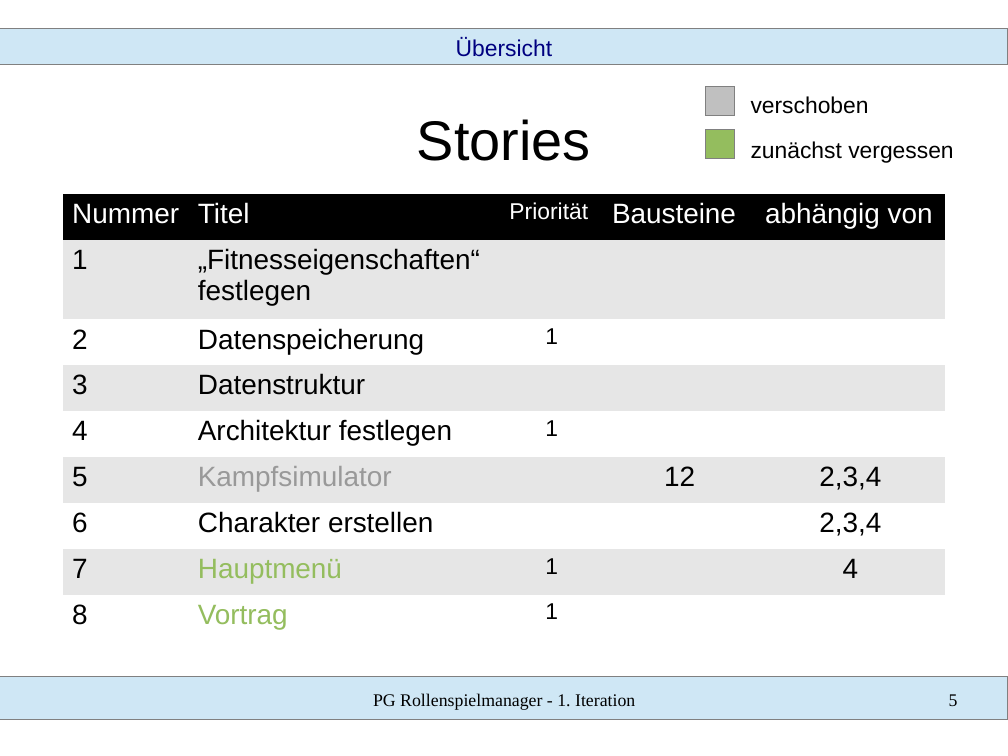
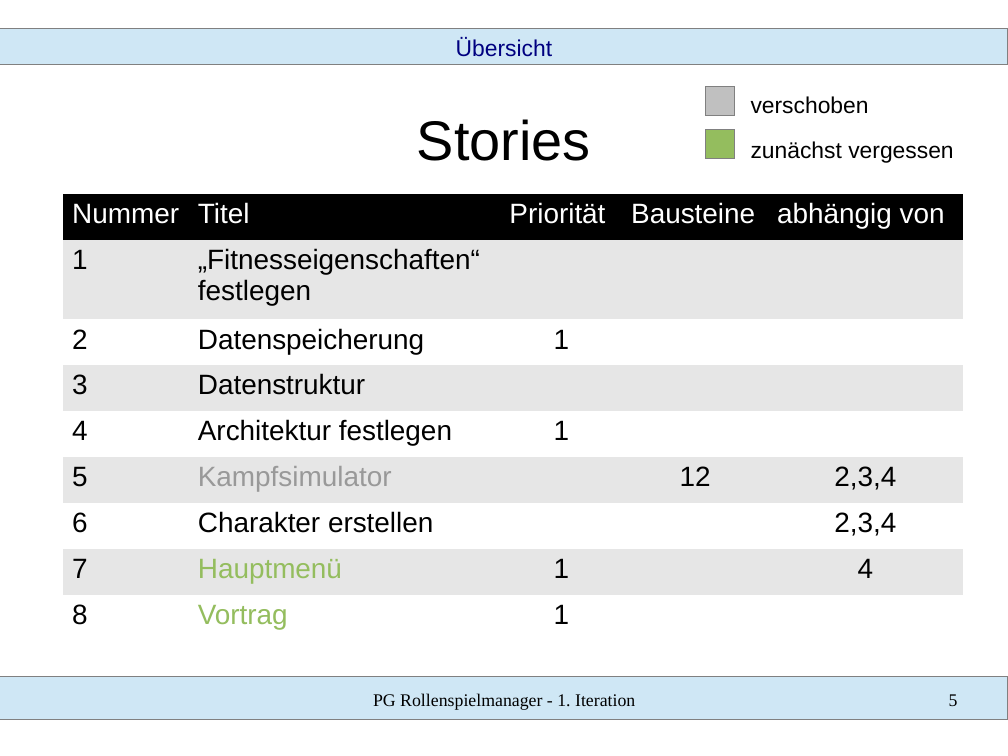
Before and after one commit to SWT-Projektgruppe-2015/Rollenspielmanager, a slide deck: slide 5 of Dokumente/01 Iteration/vortrag.odp. Drawn at 1008x756 pixels with LibreOffice and Linux fonts; fonts in the diff are those of the drawing. Boxes give left, top, right and bottom in pixels: in the first picture for what was removed or moved away, otherwise in the second. Text is boxed around its words. In the diff, an @@ line names an element or a change of style, - is before the commit and + after.

```diff
--- a/Dokumente/01 Iteration/vortrag.odp
+++ b/Dokumente/01 Iteration/vortrag.odp
@@ table at [63, 194, 963, 641] @@
@@ size 18 to 22 pt in "Priorität", "1", "1", "1" and 1 more places @@
@@ table: place and size @@
-table at [63, 194, 945, 641]
+table at [63, 194, 963, 641]
```
Also in this commit, not shown: 4 slides added.
